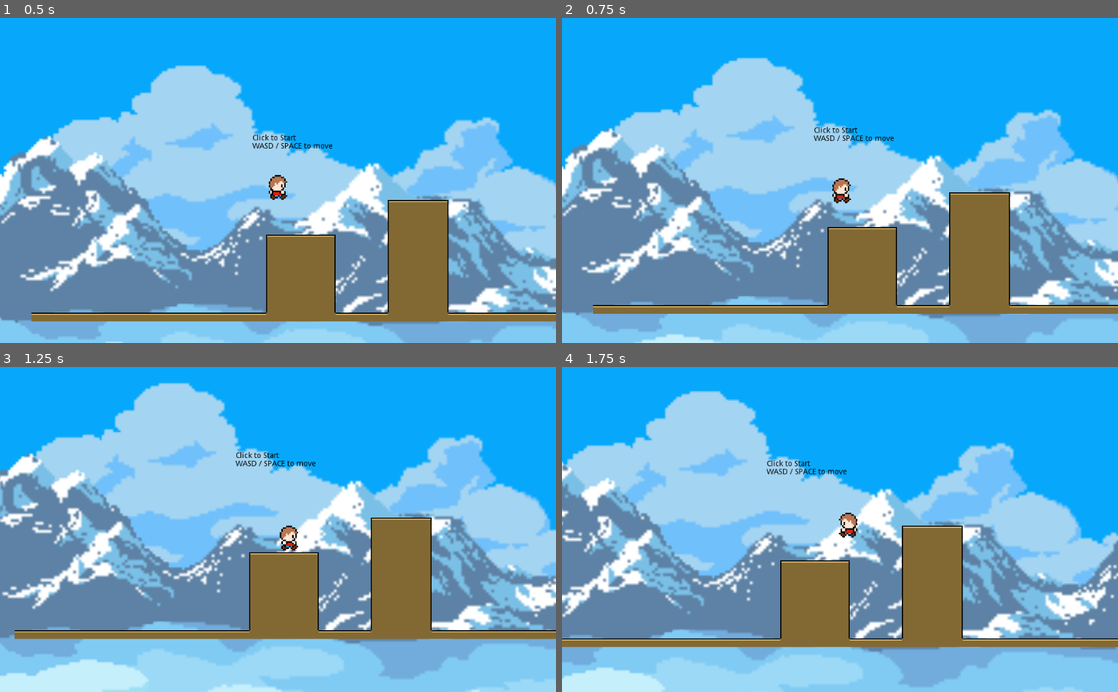
Above: before the commit, frames 1-4 (two rows, left to right).
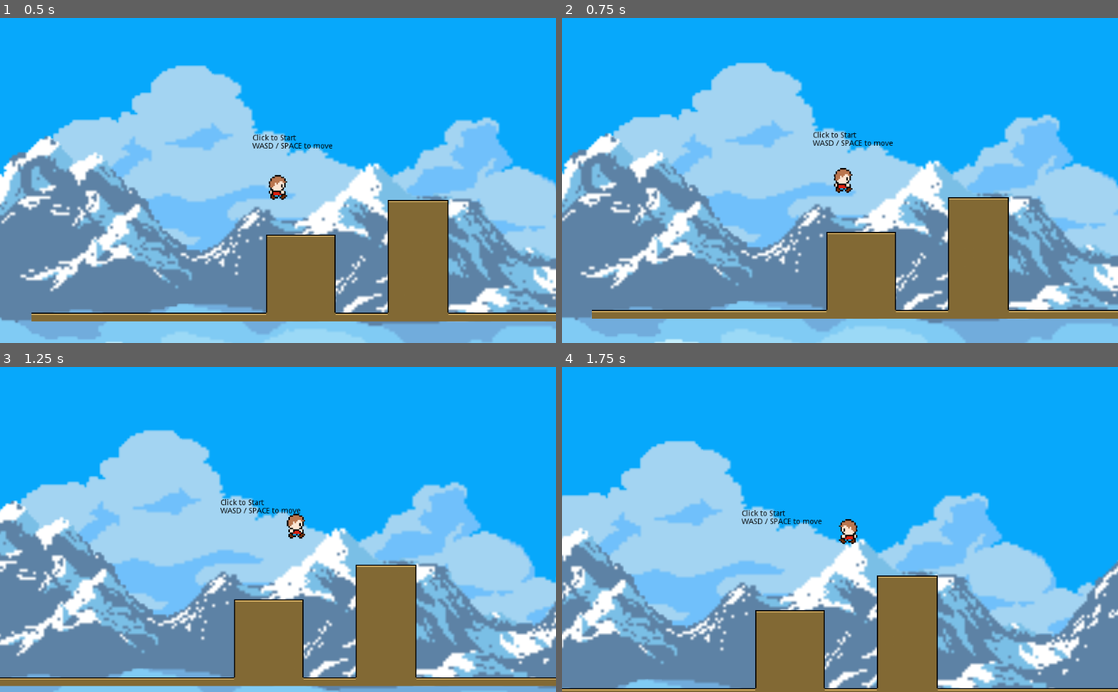
Above: after the commit, the same moments.

Repository: rexjallen/testWebGame
Game: Godot game, scene res://Assets/City.tscn
Two runs of this game, one before a commit and one after it. Both use one fixed random seed, a clock stepped at 60 frames per second and the inputs below.
Inputs:
- Up to frame 1 (0.5 s): no input
- Up to frame 2 (0.75 s): tap Enter at 0.5 s; hold D (ui_right) from 0.53 s (still down); tap Space (jump) at 0.6 s
- Up to frame 3 (1.25 s): keep holding D (ui_right); tap Space (jump) at 0.77, 1.07 s
- Up to frame 4 (1.75 s): tap Enter at 1.25 s; release D (ui_right) at 1.28 s; hold A (ui_left) from 1.28 s (still down); tap Space (jump) at 1.35, 1.52 s

Frame 1 is identical in both runs. In frame 2, 20% of the frame differs, in the area x 0-100%, y 12-100%; in frame 3, 60%, in the area x 0-100%, y 4-100%; in frame 4, 59%.

Commit message:
fixed bug whicn prevented changing direction when at max speed

Diff:
--- a/Char.gd
+++ b/Char.gd
@@ -6,8 +6,8 @@
 # var b = "text"
 export var jumpStrength = 125
 export var maxSpeed = 200
-export var acceleration = 200
-export var deceleration = 100
+export var acceleration = 400
+export var deceleration = 500
 
 var movement_norm = Vector2()
 var velocity = Vector2()
@@ -30,12 +30,12 @@
 	pass
 
 func _physics_process(delta):
-	var movement_input = 0 #hodler for left and right input
+	var movement_input = Vector2.ZERO #hodler for left and right input
 
 	#handle jumping
-	if(Input.is_action_just_pressed("jump")) and (self.test_move(self.transform,Vector2(0,1))):
+	if(Input.is_action_just_pressed("jump")) and (self.test_move(self.transform,Vector2(0,velocity.y))):
 		velocity.y = -jumpStrength #initial speed, no ramp up (yet)
-	elif not (self.test_move(self.transform,Vector2(0,1))):
+	elif not (self.test_move(self.transform,Vector2(0,velocity.y))):
 		velocity.y = velocity.y + gravity_magnitude*delta
 
 	#move left/right
@@ -49,8 +49,8 @@
 		movement_input = 0
 
 	if(movement_input):
-		$AnimatedSprite.play("walk")
-		if(abs(velocity.x) < maxSpeed):
+		$AnimatedSprite.play("walk") #whats the cost for calling this every time?
+		if(((-1 == movement_input) && (velocity.x > -maxSpeed)) || ((1 == movement_input)&&(movement_input < maxSpeed))):
 			velocity.x += movement_input*acceleration*delta
 			if(abs(velocity.x) >= maxSpeed):
 				velocity.x = maxSpeed*movement_input
@@ -59,6 +59,7 @@
 	else:
 		_stop_walking()
 
+#check to see if the character is against a wall.
 	if(velocity.length() > 0):
 		self.move_and_slide(velocity)
 		for i in self.get_slide_count():
